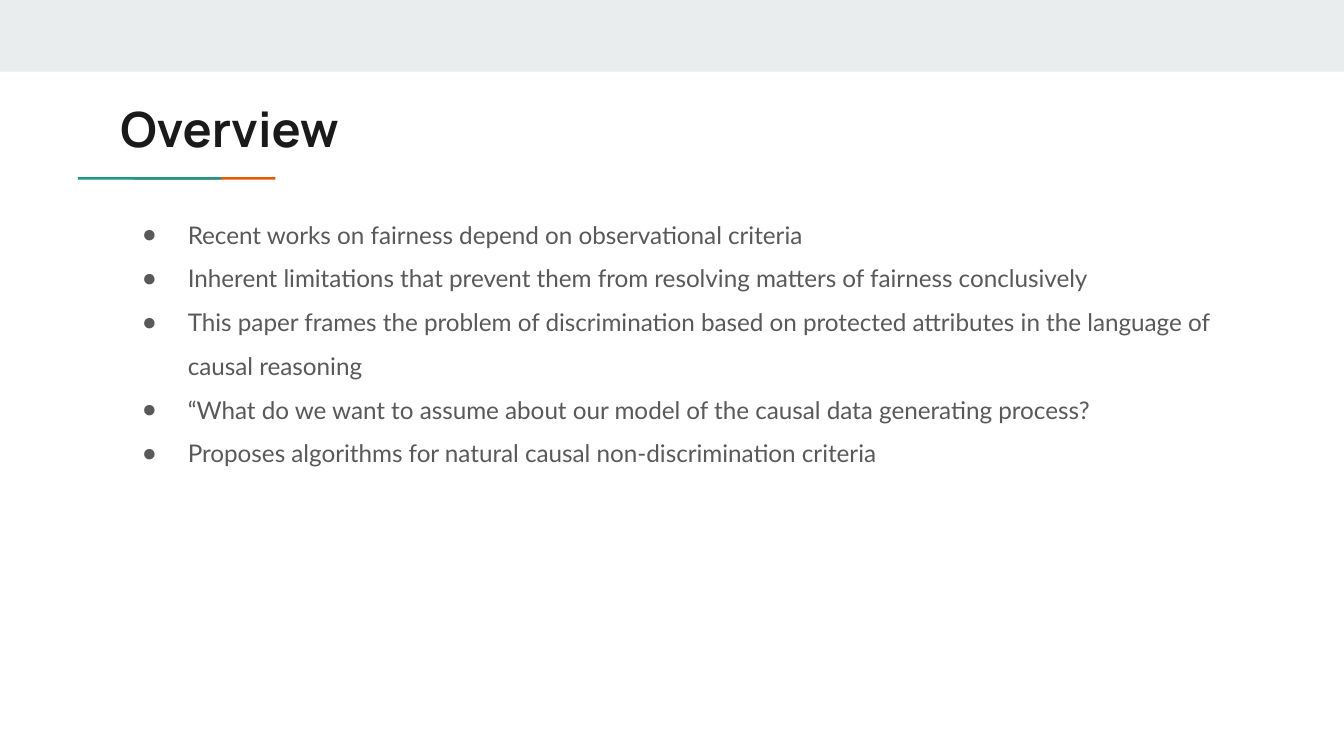
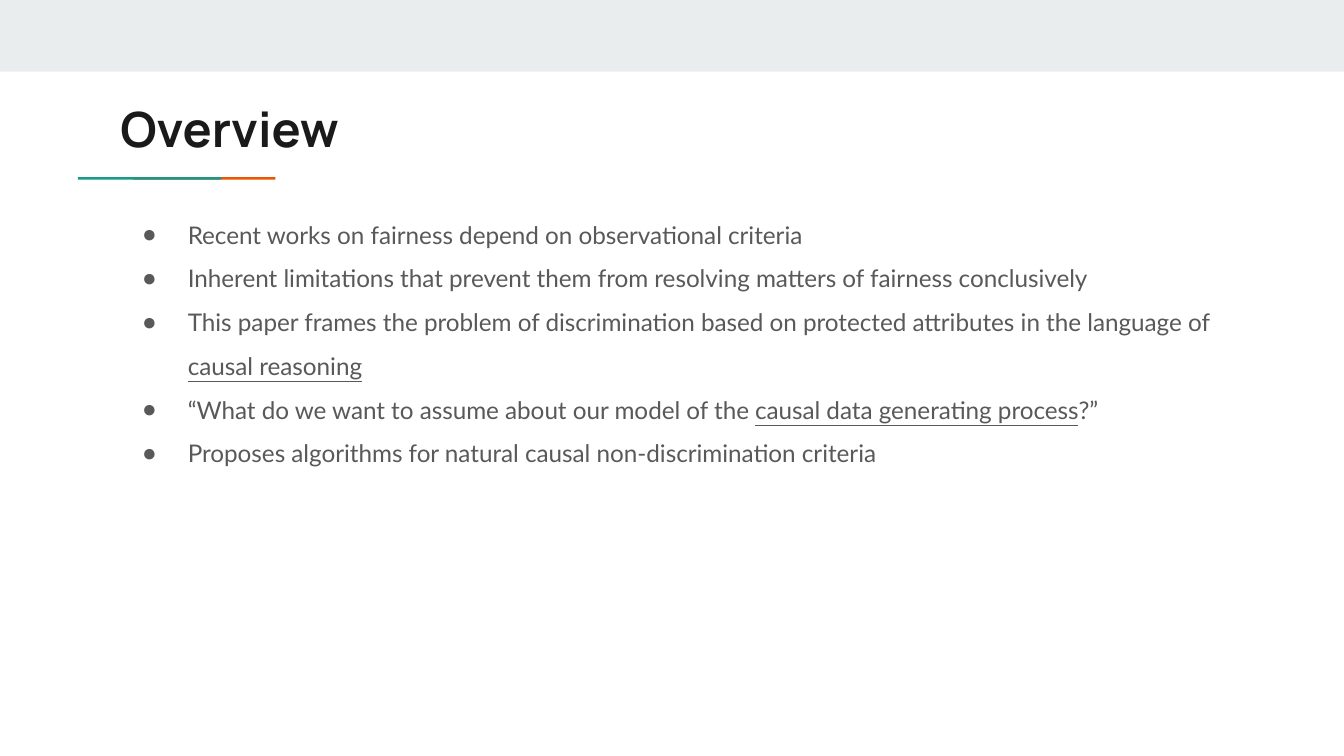
Before and after one commit to aisecure/aisecure.github.io, a slide deck: slide 22 of TEACHING/files/2019/1114/Fairness_Ankit.pptx. Drawn at 1344x756 pixels with LibreOffice and Linux fonts; fonts in the diff are those of the drawing. Boxes give left, top, right and bottom in pixels: in the first picture for what was removed or moved away, otherwise in the second. Text is boxed around its words. In the diff, an @@ line names an element or a change of style, - is before the commit and + after.

```diff
--- a/TEACHING/files/2019/1114/Fairness_Ankit.pptx
+++ b/TEACHING/files/2019/1114/Fairness_Ankit.pptx
@@ text at (188,313,1210,380): underline on in "causal reasoning" @@
@@ text at (188,400,1098,424): text changed @@
-● “What do we want to assume about our model of the causal data generating process?
+● “What do we want to assume about our model of the causal data generating process?”
```
Also in this commit, not shown: 12 other slides changed, 1 slide added, 1 other file.
